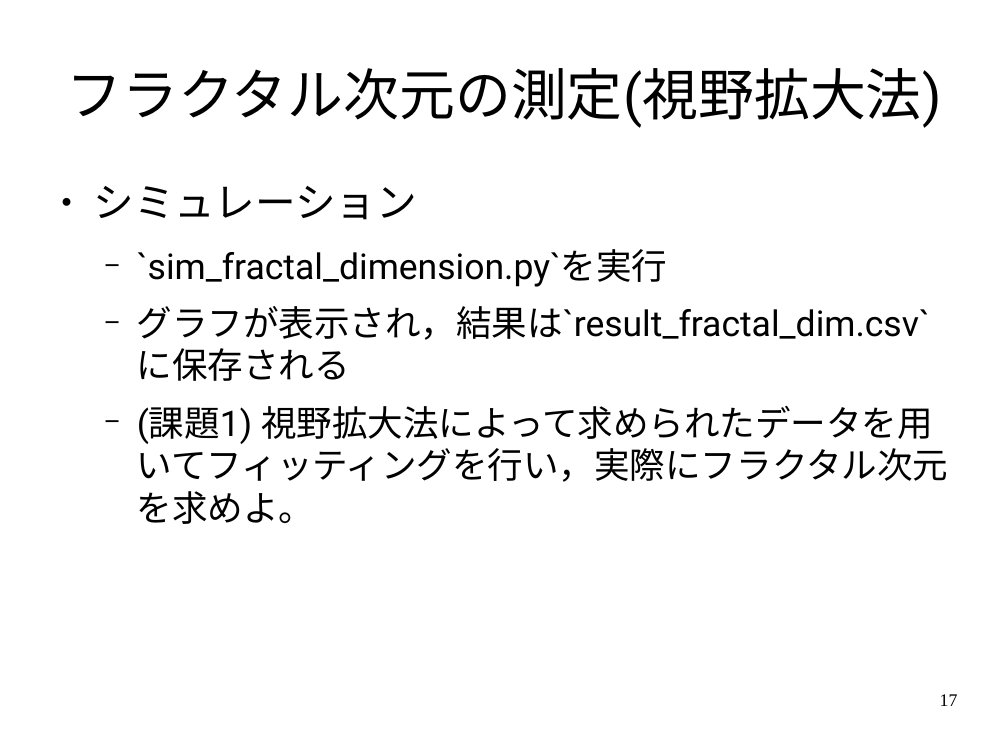
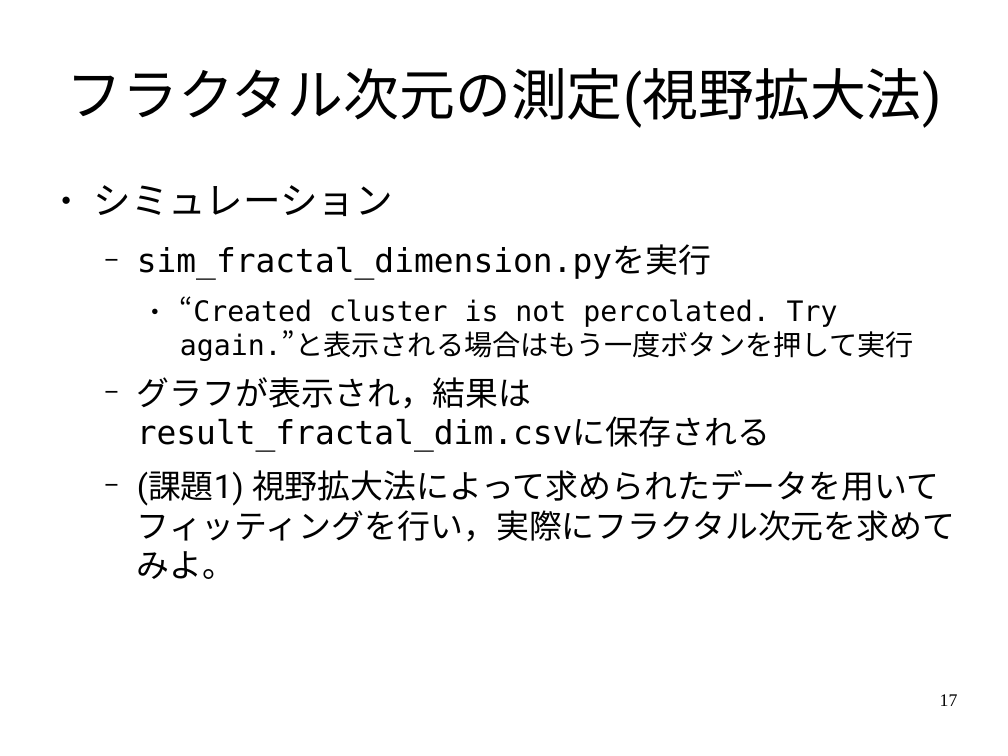
Before and after one commit to ssh0/SCS_yamlab2016, a slide deck: slide 17 of doc/slide.odp. Drawn at 1008x756 pixels with LibreOffice and Linux fonts; fonts in the diff are those of the drawing. Boxes give left, top, right and bottom in pixels: in the first picture for what was removed or moved away, otherwise in the second. Text is boxed around its words. In the diff, an @@ line names an element or a change of style, - is before the commit and + after.

```diff
--- a/doc/slide.odp
+++ b/doc/slide.odp
@@ text at (x1=94, y1=185, x2=393, y2=216): size 32 to 29.6 pt in "シミュレーション" @@
@@ text at (x1=137, y1=245, x2=956, y2=579): text changed; size 28 to 25.9 pt @@
-  − `sim_fractal_dimension.py`を実行
-  − グラフが表示され，結果は`result_fractal_dim.csv`に保存される
-  − (課題1) 視野拡大法によって求められたデータを用いてフィッティングを行い，実際にフラクタル次元を求めよ。
+  − sim_fractal_dimension.pyを実行
+    ● “Created cluster is not percolated. Try again.”と表示される場合はもう一度ボタンを押して実行
+  − グラフが表示され，結果は result_fractal_dim.csvに保存される
+  − (課題1) 視野拡大法によって求められたデータを用いてフィッティングを行い，実際にフラクタル次元を求めてみよ。
```
Also in this commit, not shown: 15 other slides changed, 5 slides added, 1 slide removed, 1 other file.
